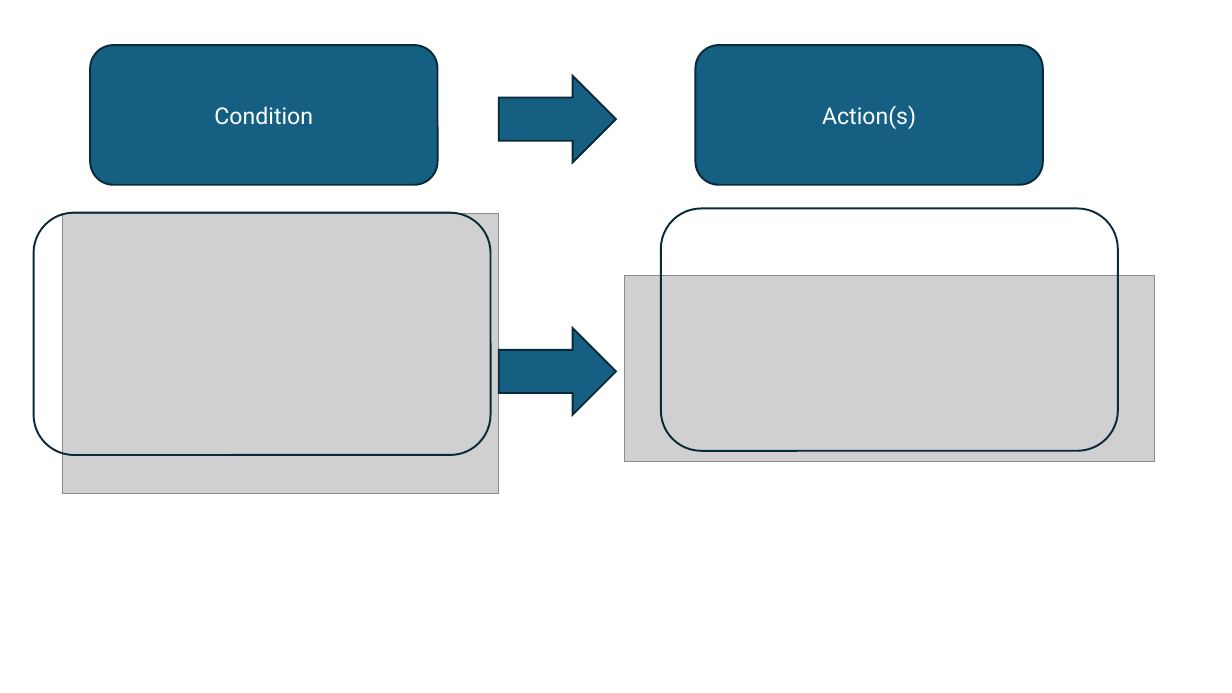
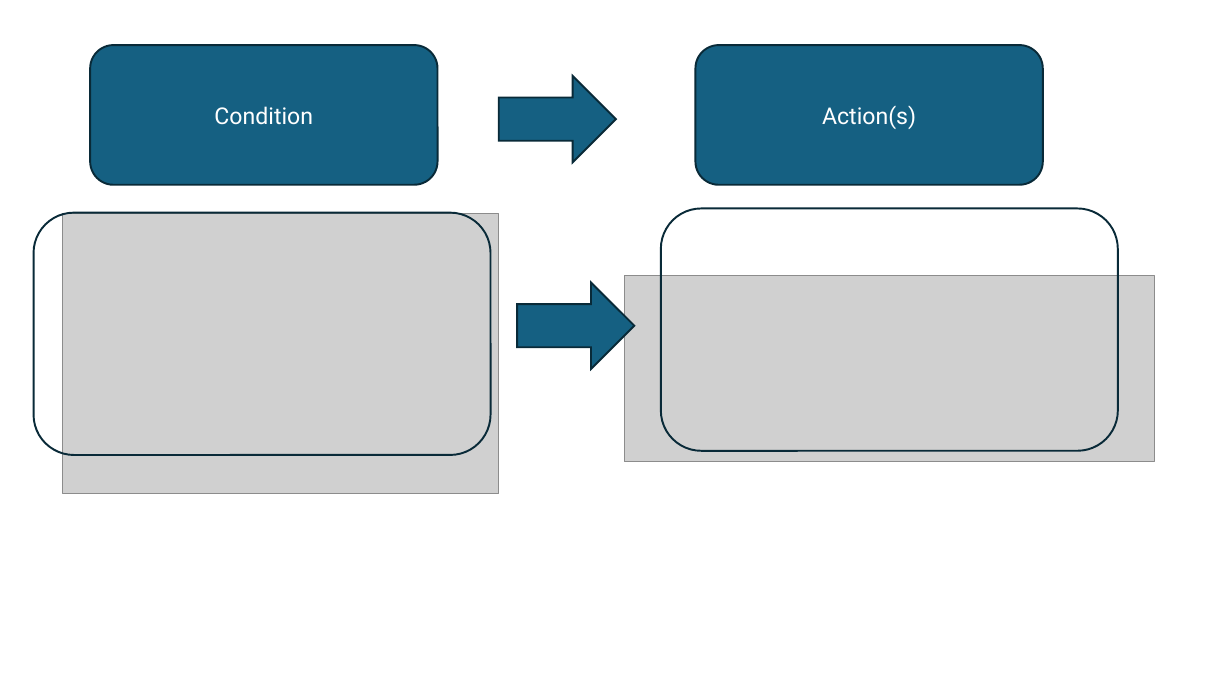
Before and after one commit to setu-comp-sci-2025/computer-systems-networks, a slide deck: slide 2 of topic-10-week10/unit-1/talk-1/Presentation1.pptx. Drawn at 1232x693 pixels with LibreOffice and Linux fonts; fonts in the diff are those of the drawing; grey boxes stand for pictures. Boxes give left, top, right and bottom in pixels: in the first picture for what was removed or moved away, otherwise in the second. Text is boxed around its words. In the diff, an @@ line names an element or a change of style, - is before the commit and + after.

```diff
--- a/topic-10-week10/unit-1/talk-1/Presentation1.pptx
+++ b/topic-10-week10/unit-1/talk-1/Presentation1.pptx
@@ right arrow: place and size @@
-right arrow at (499, 328, 616, 415)
+right arrow at (518, 283, 635, 370)
```
Also in this commit, not shown: 1 other slide changed, 15 other files.
